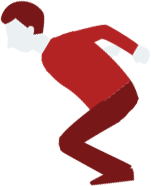
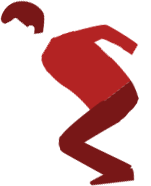
Comparing the layer stacks of the two 151 × 186 images. Changes:
added layer "레이어 1" above "레이어 0" over [4, 18, 150, 65]
